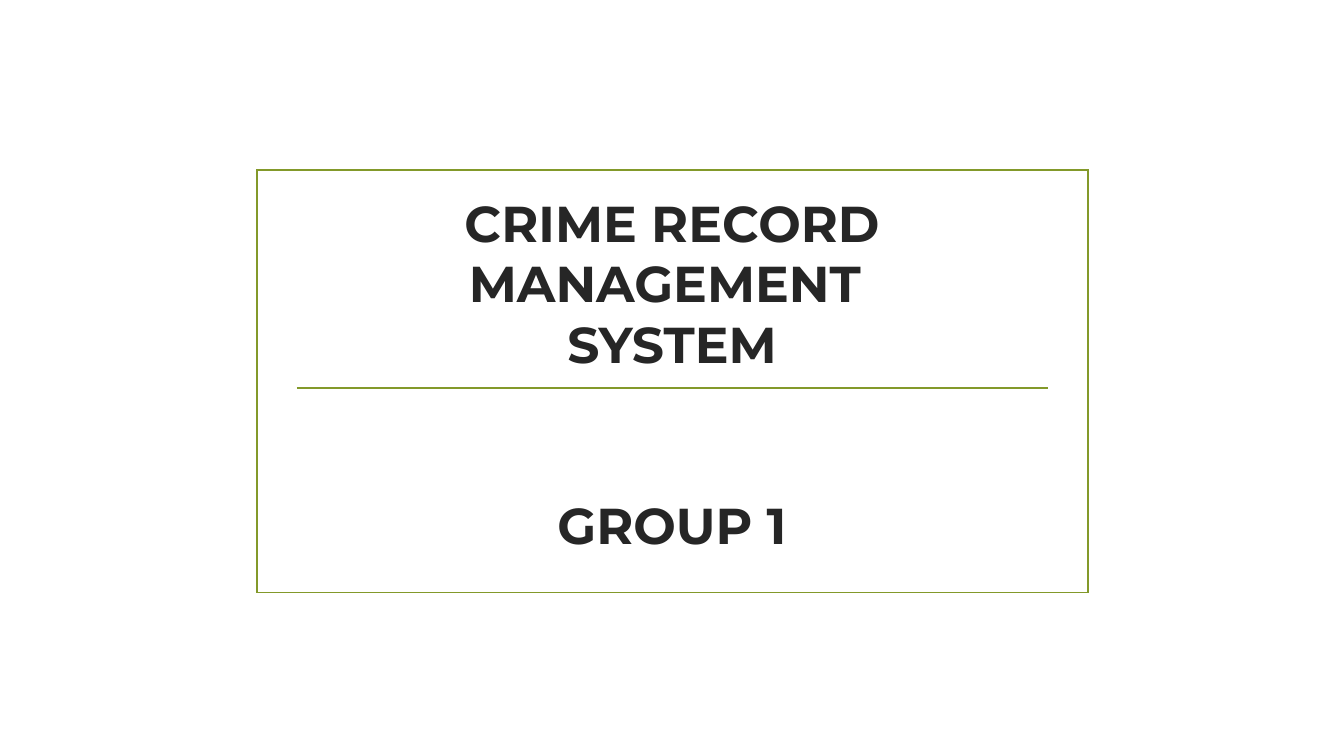
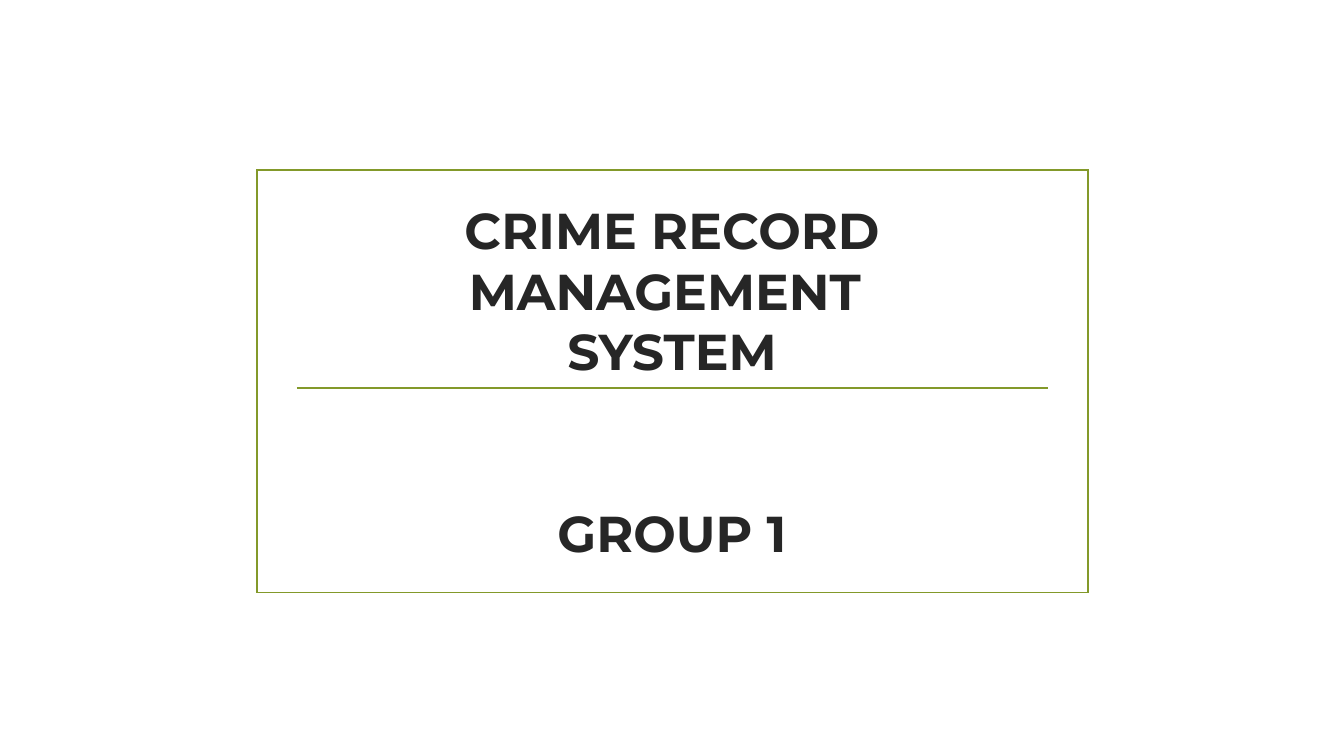
Before and after one commit to Lordwell-Manondo/Crime-Record-management-system, a slide deck: slide 1 of Crime record management system -1.pptx. Drawn at 1344x756 pixels with LibreOffice and Linux fonts; fonts in the diff are those of the drawing; background and template pictures are left out. Boxes give left, top, right and bottom in pixels: in the first picture for what was removed or moved away, otherwise in the second. Text is boxed around its words. In the diff, an @@ line names an element or a change of style, - is before the commit and + after.

```diff
--- a/Crime record management system -1.pptx
+++ b/Crime record management system -1.pptx
@@ title "CRIME RECORD MANAGEMENT SYSTEM GROUP ...": place and size @@
-title "CRIME RECORD MANAGEMENT SYSTEM GROUP ..." at <box>464,206,879,545</box>
+title "CRIME RECORD MANAGEMENT SYSTEM GROUP ..." at <box>464,213,879,553</box>
```
Also in this commit, not shown: 1 other slide changed, 2 other files.
